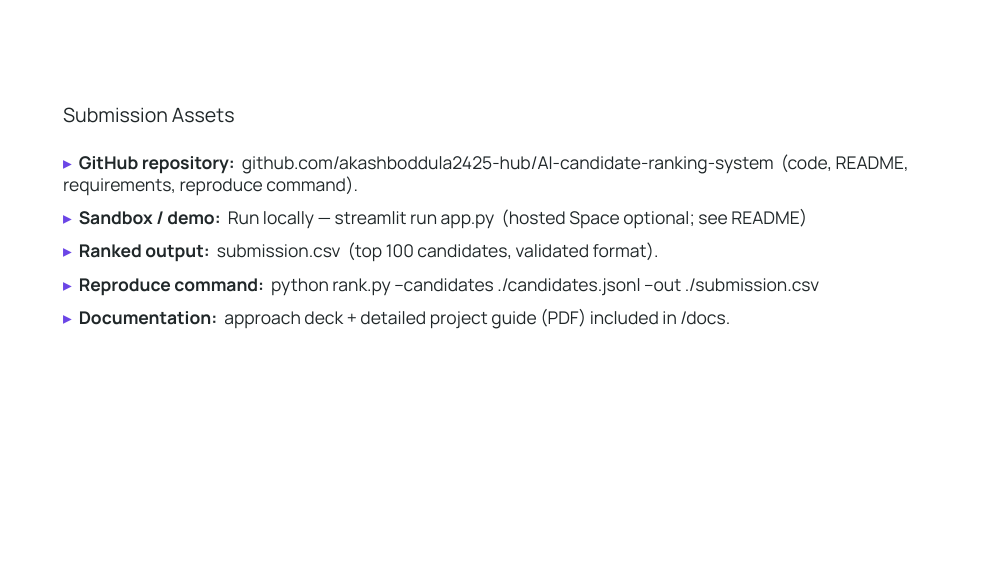
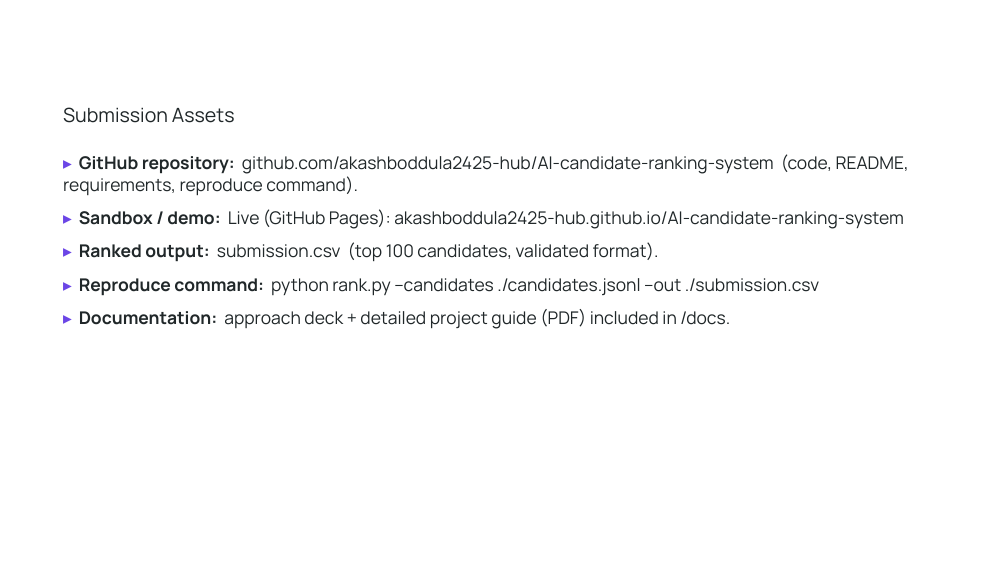
Before and after one commit to akashboddula2425-hub/AI-candidate-ranking-system, a slide deck: slide 10 of docs/Redrob_Idea_Submission.pptx. Drawn at 1008x567 pixels with LibreOffice and Linux fonts; fonts in the diff are those of the drawing; background and template pictures are left out. Boxes give left, top, right and bottom in pixels: in the first picture for what was removed or moved away, otherwise in the second. Text is boxed around its words. In the diff, an @@ line names an element or a change of style, - is before the commit and + after.

Commit message:
Wire in live GitHub Pages sandbox URL (deck, metadata, README)

```diff
--- a/docs/Redrob_Idea_Submission.pptx
+++ b/docs/Redrob_Idea_Submission.pptx
@@ text at [79,209,904,229]: text changed @@
-▸ Sandbox / demo: Run locally — streamlit run app.py (hosted Space optional; see README)
+▸ Sandbox / demo: Live (GitHub Pages): akashboddula2425-hub.github.io/AI-candidate-ranking-system
```
Also in this commit, not shown: 4 other files.
